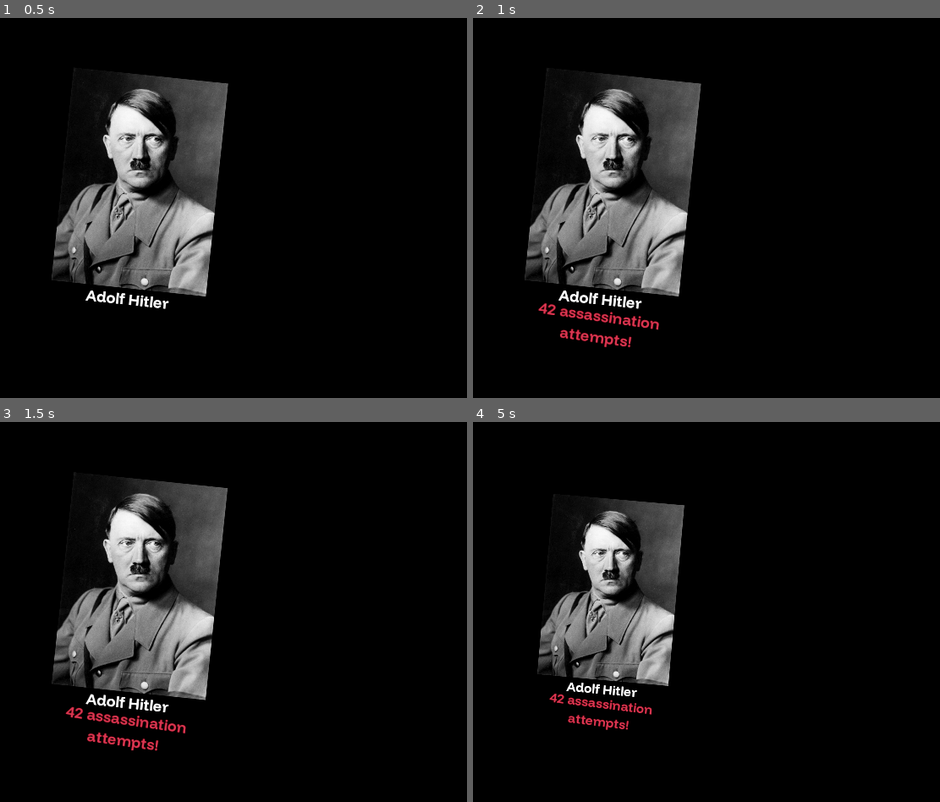
Above: before the commit, frames 1-4 (two rows, left to right).
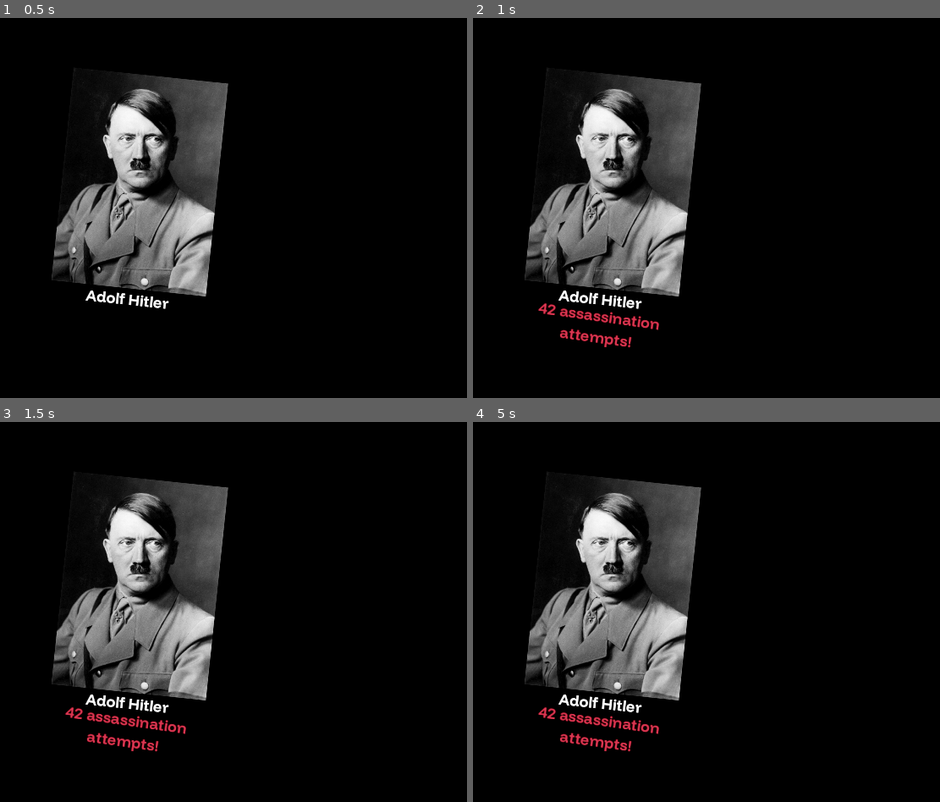
Above: after the commit, the same moments.

Repository: ThatOneGriff/Valkyrie
Game: Godot game, scene res://Valkyrie.tscn
Same seed, same stepped clock (60 frames per second), same inputs: the game is played once before the commit and once after it.
Inputs (mouse positions are in pixels of both pictures, inside the frame that each line leads up to):
- Up to frame 1 (0.5 s): no input
- Up to frame 2 (1 s): tap Enter at 0.5 s; move the mouse to (748, 189) at 0.52 s
- Up to frame 3 (1.5 s): move the mouse to (outside the picture) at 1.27 s
- Up to frame 4 (5 s): move the mouse to (669, 528) at 2.02 s; move the mouse to (566, 688) at 2.77 s; move the mouse to (804, 669) at 3.52 s; move the mouse to (outside the picture) at 4.27 s

Frame 1 is identical in both runs. In frame 2, less than 0.1% of the frame differs, in the area x 13-47%, y 51-87%; in frame 3, 1.1%; in frame 4, 11%, in the area x 11-49%, y 13-87%.

Commit message:
Clean-up before posting pt.2
von Stauffenberg fixed

Diff:
--- a/Valkyrie.tscn
+++ b/Valkyrie.tscn
@@ -51,6 +51,16 @@
 
 
 
+func move_camera_to(go_to: Marker3D, time_s = 1) -> void:
+
+	var tween: Tween = get_tree().create_tween().set_parallel(true)
+	$Camera.idle_rotate = false
+	tween.tween_property($Camera, \"position\", go_to.position, time_s)
+	tween.tween_property($Camera, \"rotation\", go_to.rotation, time_s)
+	$Camera/Timer.start()
+
+
+
 func _input(event: InputEvent) -> void:
 
 	if ignore_input:
@@ -75,13 +85,7 @@
 		return
 	# Credits disappear once camera shifts
 	$Credits.hide()
-
-	# Moving the camera
-	var tween: Tween = get_tree().create_tween().set_parallel(true)
-	$Camera.idle_rotate = false
-	tween.tween_property($Camera, \"position\", go_to.position, 1)
-	tween.tween_property($Camera, \"rotation\", go_to.rotation, 1)
-	$Camera/Timer.start()
+	move_camera_to(go_to)
 "
 
 [sub_resource type="Animation" id="Animation_8ym5y"]
@@ -228,6 +232,25 @@
 [sub_resource type="ViewportTexture" id="ViewportTexture_l5lbc"]
 viewport_path = NodePath("2D_Viewports/von_Stauffenberg")
 
+[sub_resource type="GDScript" id="GDScript_d26n4"]
+script/source = "extends Sprite3D
+
+
+func _on_reveal_self() -> void:
+
+	show()
+"
+
+[sub_resource type="GDScript" id="GDScript_dsvpj"]
+script/source = "extends Node3D
+
+
+func _on_reveal_connections() -> void:
+
+	show()
+	$\"../..\".move_camera_to(%von_Stauffenberg_Connections, 4)
+"
+
 [sub_resource type="StandardMaterial3D" id="StandardMaterial3D_77604"]
 albedo_color = Color(0.529412, 0.137255, 0.254902, 1)
 
@@ -263,6 +286,7 @@
 
 [node name="Valkyrie" type="Node3D"]
 script = SubResource("GDScript_vqg68")
+play_intro = false
 
 [node name="AnimationPlayer" type="AnimationPlayer" parent="."]
 libraries = {
@@ -324,6 +348,7 @@
 metadata/_edit_lock_ = true
 
 [node name="von_Stauffenberg_Connections" type="Marker3D" parent="Anchors"]
+unique_name_in_owner = true
 transform = Transform3D(0.809499, -0.587121, -2.12537e-06, 0, -3.61999e-06, 1, -0.587121, -0.809499, -2.93038e-06, -1.01199, 6.23838, 0.976447)
 metadata/_edit_lock_ = true
 
@@ -377,12 +402,14 @@
 transform = Transform3D(0.4, 0, 0, 0, -1.74846e-08, 0.4, 0, -0.4, -1.74846e-08, -2.39419, 0.0163252, 4.72586)
 visible = false
 texture = SubResource("ViewportTexture_l5lbc")
+script = SubResource("GDScript_d26n4")
 
 [node name="Connections" type="Node3D" parent="von_Stauffenberg"]
 visible = false
-metadata/_edit_lock_ = true
-
-[node name="Connection_CZ" type="MeshInstance3D" parent="von_Stauffenberg/Connections"]
+script = SubResource("GDScript_dsvpj")
+metadata/_edit_lock_ = true
+
+[node name="Connection_CS" type="MeshInstance3D" parent="von_Stauffenberg/Connections"]
 transform = Transform3D(2.11643, 1.28028e-08, 0.100159, 2.11643, -3.09086e-08, -0.100159, 3.83197e-08, 0.999999, -4.37809e-09, -5.759, -2.251, -0.0199999)
 mesh = SubResource("PlaneMesh_ffmsa")
 skeleton = NodePath("../..")
@@ -500,3 +527,5 @@
 metadata/_edit_lock_ = true
 
 [connection signal="timeout" from="Camera/Timer" to="Camera" method="_on_timer_timeout"]
+[connection signal="reveal_connections" from="2D_Viewports/von_Stauffenberg/von_Stauffenberg" to="von_Stauffenberg/Connections" method="_on_reveal_connections"]
+[connection signal="reveal_self" from="2D_Viewports/von_Stauffenberg/von_Stauffenberg" to="von_Stauffenberg" method="_on_reveal_self"]
--- a/blocks/von_Stauffenberg.tscn
+++ b/blocks/von_Stauffenberg.tscn
@@ -9,19 +9,28 @@
 [sub_resource type="GDScript" id="GDScript_ofrl7"]
 script/source = "extends CanvasLayer
 
-
-@onready var to_show: Array = [%Flag, %Despises_Hitler, %Catholic_Cross, %Shot]
+# First 2 are a bit of shitfuckery to reveal the node itself and connections.
+@onready var to_show: Array = [$\".\", null, %Flag, %Despises_Hitler, %Catholic_Cross, %Shot]
+signal reveal_connections()
+signal reveal_self()
 var i: int = 0
 
 
+# Slightly modified 'reveal' function because not all to-reveal parts are children of this node.
 func reveal():
 
-	if (i == -1):
+	if (i == -1): # Everything revealed.
 		return
-	to_show[i].show()
+
+	if (to_show[i] == $\".\"):
+		reveal_self.emit()
+	elif (to_show[i] == null):
+		reveal_connections.emit()
+	else:
+		to_show[i].show()
 	i += 1
 	if (i == to_show.size()):
-		i = -1
+		i = -1 # Shows that everything is revealed.
 "
 
 [node name="von_Stauffenberg" type="CanvasLayer"]
Not shown: 1 places in Valkyrie.tscn that only renumber resources
